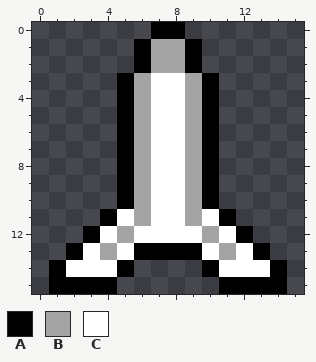
Two states of a pixel-art sprite, Assets/Sprites/followerWB.png. This is how it looked before the edit.
The file is 16x16 pixels.
Palette (. is transparent): A #000000  B #a4a4a4  C #ffffff
Pixels before, first column x 1:
 0 ......AA......
 1 .....ABBA.....
 2 .....ABBA.....
 3 ....ABCCBA....
 4 ....ABCCBA....
 5 ....ABCCBA....
 6 ....ABCCBA....
 7 ....ABCCBA....
 8 ....ABCCBA....
 9 ....ABCCBA....
10 ....ABCCBA....
11 ...ACBCCBCA...
12 ..ACBCCCCBCA..
13 .ACBCAAAACBCA.
14 ACCCA....ACCCA
15 AAAA......AAAA
After:
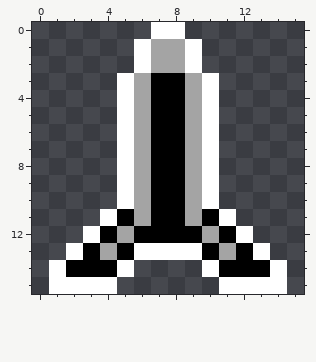
From old to new:
colour A: #000000 -> #ffffff
colour C: #ffffff -> #000000
Changed places in both pictures, as pixel boxes (x1, y1, x2, y2):
changed: (49, 22, 287, 294)
